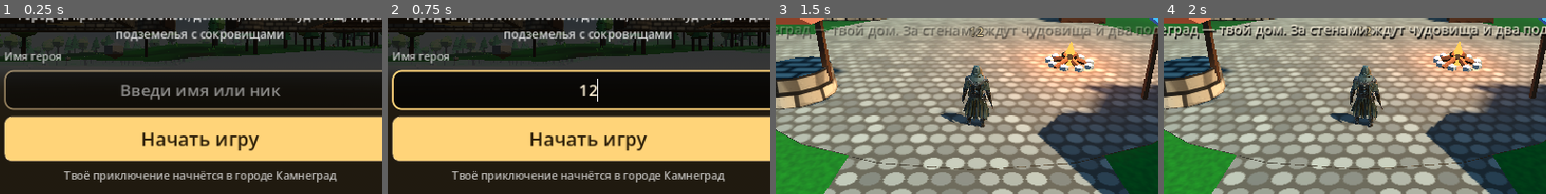
Above: before the commit, frames 1-4 (left to right).
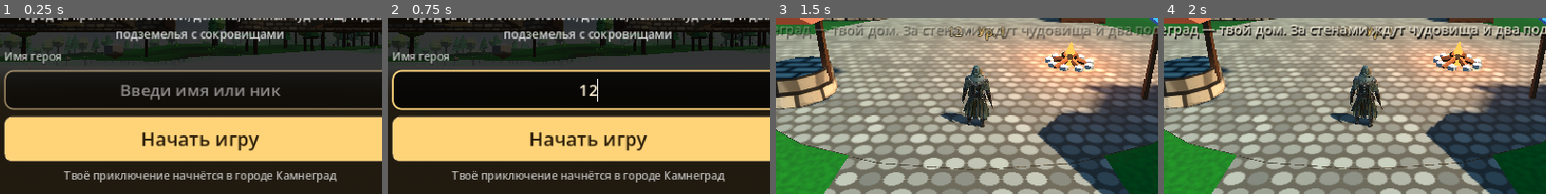
Above: after the commit, the same moments.

Repository: alexbl2802-hue/-
Game: Godot game, scene res://scenes/main.tscn
The game is run twice, just before and just after one commit, with the same random seed, the same clock (stepped at 60 frames per second) and the same inputs.
Inputs (mouse positions are % of the whole screen's width and height, from its top left):
- Up to frame 1 (0.25 s): no input
- Up to frame 2 (0.75 s): click (50, 56) at 0.52 s; type "12" at 0.6 s
- Up to frame 3 (1.5 s): click "Начать игру" at 1.25 s
- Up to frame 4 (2 s): no input
The pictures show only the part of the screen within x 24-74%, y 36-86%; the shares and areas given below are measured in that part.

The runs differ from the first frame. In frame 1, less than 0.1% of the frame differs, in the area x 40-41%, y 14-16%; in frame 2, less than 0.1%; in frame 3, 0.5%, in the area x 45-60%, y 4-13%; in frame 4, 0.3%.

Commit message:
Werewolf rabbit Shadowclaw model, name and level tags over characters
- Shadowclaw Rabbit replaces the old battle bunny: the mesh (simplified to
  ~41k triangles, textures 1024/512) came without a skeleton, so the old
  bunny skeleton and animations are fitted to the new body
  (prepare_models.py shadowclaw: joints moved by feet/shoulder/top heights,
  skin weights from the nearest old vertices, cape follows the torso)
- Bunny moves use the same body mapping for punch points; legs are long by
  themselves, so no bone stretching
- Leap: hips and legs square up (rest pose) so both feet push off and land
  together and the knees bend forward, not sideways; the bend axis follows
  the model's forward direction instead of the splayed toes
- Tags over characters: hero name and level (follows the hero's level),
  monsters show level 1, the rabbit is named Кролик-оборотень

Co-Authored-By: Claude Opus 5.5 <noreply@anthropic.com>
Claude-Session: https://claude.ai/code/session_015UTJDXhzLMDcJkgb9pqccT

Diff:
--- a/godot/scripts/bunny_moves.gd
+++ b/godot/scripts/bunny_moves.gd
@@ -81,6 +81,10 @@
 	[0.84, Vector3(32, 62, -8)],     # приземлился в присед
 	[0.95, Vector3(0, 0, 0)],
 ]
+# В боксёрской стойке ноги стоят одна впереди другой и развёрнуты — в прыжке они бы
+# перекрещивались. Перед толчком ноги плавно становятся ровно и параллельно (поза покоя),
+# отталкивается и приземляется кролик на обе ноги, после приземления возвращается в стойку.
+const LEAP_SQUARE := [[0.0, 0.0], [0.14, 1.0], [0.86, 1.0], [0.95, 0.0]]
 const LEAP_LEAN := [[0.0, 0.0], [0.18, 18.0], [0.28, 10.0], [0.5, 4.0], [0.84, 15.0], [0.95, 0.0]]
 const LEAP_SMASH := {
 	"rw": [[0.2, 0.0], [0.3, 1.0], [0.88, 1.0], [0.95, 0.0]],
@@ -93,8 +97,8 @@
 const RUN := {"duty": 0.3, "swing": 40.0, "knee": 70.0, "lean": 16.0, "bob": 0.05}
 # Ноги оборотня: растяжение костей и поза «на носках» (бедро вперёд, голень назад,
 # плюсна круто вниз — сгиб назад ниже колена, пальцы лежат на земле)
-const LEG_STRETCH := 1.15
-const META_STRETCH := 1.6
+const LEG_STRETCH := 1.0    # у оборотня Shadowclaw ноги длинные сами по себе
+const META_STRETCH := 1.0
 const DIGI := Vector3(24.0, 55.0, -9.0)
 const TOE_LEVEL := 1.0
 const TURN := 0.9   # в стойке корпус развёрнут на ~50°: на ходу доворачиваем грудью вперёд
@@ -108,6 +112,7 @@
 var _pole := {}          # "L"/"R" → Node3D (куда смотрит локоть)
 var _legs := {}          # "L"/"R" → [[бедро, колено, стопа], [оси сгиба в системе костей]]
 var _spine := -1
+var _hips := -1
 var _spine_axis := Vector3.RIGHT
 var _twist_bones := []
 var _leg_len := 0.3
@@ -126,6 +131,7 @@
 var _toes := []
 var _toe_ends := {}
 var _loco_y := 0.0
+var _lift_square := 0.0   # подъём тела, когда ноги в ровной позе (в прыжке)
 var _lift := 0.0          # на сколько поднять тело, чтобы длинные ноги стояли на земле
 var _calib := 0           # кадров до замера подъёма
 
@@ -142,10 +148,10 @@
 	var toe: int = find.call("LeftToeBase")
 	if foot < 0 or toe < 0:
 		return false
-	var fwd: Vector3 = gr.call(toe).origin - gr.call(foot).origin
-	fwd.y = 0.0
-	# Поворот вокруг этой оси уводит направленную вниз кость вперёд
-	_flex = Vector3.DOWN.cross(fwd.normalized()).normalized()
+	# Ось сгиба — поперёк направления взгляда модели (+Z). По пальцам её брать нельзя:
+	# стопы у модели чуть развёрнуты наружу, и колени тогда уходили бы в стороны.
+	# Поворот вокруг этой оси уводит направленную вниз кость вперёд.
+	_flex = Vector3.DOWN.cross(Vector3(0, 0, 1)).normalized()
 	for side in ["Left", "Right"]:
 		var bones: Array = [find.call(side + "UpLeg"), find.call(side + "Leg"), find.call(side + "Foot"), find.call(side + "ToeBase")]
 		if bones.has(-1):
@@ -157,6 +163,7 @@
 	_leg_len *= LEG_STRETCH
 	_toes = [_legs["L"][0][3], _legs["R"][0][3]]
 	_toe_ends = {"L": find.call("LeftToe_End"), "R": find.call("RightToe_End")}
+	_hips = find.call("Hips")
 	_spine = find.call("Spine")
 	if _spine >= 0:
 		_spine_axis = (gr.call(_spine).basis.orthonormalized().inverse() * _flex).normalized()
@@ -258,6 +265,7 @@
 		if leap_t >= LEAP_DUR:
 			leap_t = -1.0
 			leap_now = false
+	var square: float = _track(LEAP_SQUARE, leap_t) if leap_now else 0.0
 	# Шаг/бег — только когда идёт, не бьёт и не прыгает
 	var walking := moving and not leap_now and def.is_empty() and not frozen
 	_loco_w = move_toward(_loco_w, 1.0 if walking else 0.0, dt * 6.0)
@@ -294,6 +302,9 @@
 			t = leap_t
 	# Модель довёрнута на rot: точки ударов задаём «вперёд, к цели» и переводим в систему скелета
 	var rot := lerpf(FIGHT_TURN, TURN, _turn_w)
+	# В прыжке таз встаёт прямо (поза покоя), и тогда ноги сгибаются строго назад —
+	# доворачивать модель уже не нужно
+	rot = lerpf(rot, 0.0, square)
 	# Атака: руки, корпус, удар ногой
 	if not def.is_empty():
 		for k in ["L", "R"]:
@@ -319,9 +330,15 @@
 	if def.has("kt"):
 		drop = 0.0   # удар ногой — стоит на опорной ноге
 	_calibrate()
-	_char.position.y = y - drop + _loco_y + _lift
+	_char.position.y = y - drop + _loco_y + lerpf(_lift, _lift_square, square)
 	_char.rotation.y = rot
 	# Применяем: ноги и корпус — поворотами костей, руки — IK
+	for k in ["L", "R"]:
+		var bones: Array = _legs[k][0]
+		var axes: Array = _legs[k][1]
+		for b in bones:
+			_mod.set_rest_blend(b, square)
+	_mod.set_rest_blend(_hips, square)
 	for k in ["L", "R"]:
 		var bones: Array = _legs[k][0]
 		var axes: Array = _legs[k][1]
@@ -349,21 +366,31 @@
 	_calib += 1
 	if _calib < 3:
 		return
+	_lift = _leg_lift(false)
+	_lift_square = _leg_lift(true)
+
+## Насколько поднять тело, чтобы пальцы стояли на земле: в стойке из анимации или в позе покоя
+func _leg_lift(rest: bool) -> float:
 	var a := DIGI * deg_to_rad(1.0)
 	var turns := [a.x, a.x - a.y, a.x - a.y - a.z, 0.0]
 	var stretch := [LEG_STRETCH, LEG_STRETCH, META_STRETCH * LEG_STRETCH, 1.0]
-	var lift := 0.0
+	var lift := -INF
+	var pose := func(b: int) -> Vector3: return _sk.get_bone_global_rest(b).origin if rest else _sk.get_bone_global_pose(b).origin
+	# Низ стопы в стойке — точка отсчёта (там, где модель стоит на земле)
+	var ground := INF
+	for k in ["L", "R"]:
+		ground = minf(ground, (_sk.get_bone_global_pose(_toe_ends[k] if _toe_ends[k] >= 0 else _legs[k][0][3])).origin.y)
 	for k in ["L", "R"]:
 		var bones: Array = _legs[k][0]
-		var chain: Array = bones.map(func(b): return _sk.get_bone_global_pose(b).origin)
+		var chain: Array = bones.map(pose)
 		var tip: int = _toe_ends[k]
-		chain.append(_sk.get_bone_global_pose(tip).origin if tip >= 0 else chain[3])
-		var p: Vector3 = chain[0]
+		chain.append(pose.call(tip) if tip >= 0 else chain[3])
+		var p: Vector3 = chain[0] + (_sk.get_bone_global_pose(bones[0]).origin - chain[0])   # таз — из анимации
 		for i in 4:
 			var v: Vector3 = (chain[i + 1] - chain[i]) * stretch[i]
 			p += v.rotated(_flex, turns[i]) if turns[i] != 0.0 else v
-		lift = maxf(lift, chain[4].y - p.y)
-	_lift = lift * _char.scale.y
+		lift = maxf(lift, ground - p.y)
+	return lift * _char.scale.y
 
 ## Параметры шага при этой скорости: от спокойного шага к бегу
 func _gait(speed: float) -> Dictionary:
@@ -390,8 +417,23 @@
 ## Кулаки в стойке взяты прямо из анимации — их не переводим.
 func _fwd(q: Vector3, rot: float) -> Vector3:
 	if q.is_equal_approx(GUARD_L) or q.is_equal_approx(GUARD_R):
-		return q
-	return Basis(Vector3.UP, -rot) * q
+		return _body(q)
+	return Basis(Vector3.UP, -rot) * _body(q)
+
+## Точки заданы для тела прежнего кролика; скелет оборотня подогнан под новое тело тем же
+## переносом (tools/prepare_models.py shadowclaw): по высоте — ступни, плечи, макушка,
+## по ширине — размах рук
+const BODY_Y_OLD := [0.0, 0.734, 1.66]
+const BODY_Y_NEW := [0.0, 1.02, 1.839]
+const BODY_SX := 1.104
+const BODY_DZ := 0.01
+func _body(p: Vector3) -> Vector3:
+	var y := p.y
+	if y <= BODY_Y_OLD[1]:
+		y = remap(y, BODY_Y_OLD[0], BODY_Y_OLD[1], BODY_Y_NEW[0], BODY_Y_NEW[1])
+	else:
+		y = remap(y, BODY_Y_OLD[1], BODY_Y_OLD[2], BODY_Y_NEW[1], BODY_Y_NEW[2])
+	return Vector3(p.x * BODY_SX, y, p.z + BODY_DZ)
 
 func _fwd_keys(keys: Array, rot: float) -> Array:
 	return keys.map(func(k): return [k[0], _fwd(k[1], rot)])
--- a/godot/scripts/enemy.gd
+++ b/godot/scripts/enemy.gd
@@ -8,13 +8,14 @@
 	"skeleton": {"hp": 80, "dmg": 12, "speed": 3.9, "r": 0.45, "aggro": 13.0, "reach": 1.8, "cd": 1.2, "windup": 0.45, "bar": 2.4},
 	"spider": {"hp": 55, "dmg": 9, "speed": 5.2, "r": 0.7, "aggro": 12.0, "reach": 1.7, "cd": 0.9, "windup": 0.35, "bar": 1.4, "lunge": true},
 	# Кролик с длинными когтями: сильнее гоблина, бродит по всему миру
-	"rabbit": {"hp": 85, "dmg": 16, "speed": 7.8, "walk": 0.9, "r": 0.45, "aggro": 14.0, "reach": 1.7, "cd": 0.75, "windup": 0.06, "bar": 1.6, "lunge": true, "roam": true},
+	"rabbit": {"name": "Кролик-оборотень", "hp": 85, "dmg": 16, "speed": 7.8, "walk": 0.9, "r": 0.45, "aggro": 14.0, "reach": 1.7, "cd": 0.75, "windup": 0.06, "bar": 2.0, "lunge": true, "roam": true},
 	# Кобольд в броне с мечом: живёт в подземельях, крепкий и бьёт больно
 	"kobold": {"hp": 130, "dmg": 23, "speed": 4.2, "r": 0.45, "aggro": 13.0, "reach": 2.0, "cd": 0.85, "windup": 0.06, "bar": 2.1},
 }
 const GRAVITY := 25.0
 
 var type := "slime"
+var level := 1               # уровень монстра (пока у всех 1) — показывается над ним
 var in_dungeon := false
 var T: Dictionary
 var hero: Node3D
@@ -105,7 +106,7 @@
 	for c in _model.get_children():
 		c.visible = false
 	_char = (load(BUNNY_MODEL) as PackedScene).instantiate()
-	_char.scale = Vector3.ONE * 0.95
+	_char.scale = Vector3.ONE * 0.9
 	_model.add_child(_char)
 	_ap = _char.find_children("*", "AnimationPlayer", true, false)[0]
 	_ap.playback_default_blend_time = 0.12
--- a/godot/scripts/hud.gd
+++ b/godot/scripts/hud.gd
@@ -36,6 +36,7 @@
 	_enemy_bars.draw.connect(_draw_enemy_bars)
 	_enemy_bars.draw.connect(_draw_floaters)
 	_enemy_bars.draw.connect(_draw_name_tag)
+	_enemy_bars.draw.connect(_draw_enemy_tags)
 	root.add_child(_enemy_bars)
 	# Красная вспышка по краям экрана при уроне
 	var grad := Gradient.new()
@@ -253,5 +254,33 @@
 	var s := camera.unproject_position(p)
 	var font := _enemy_bars.get_theme_default_font()
 	var t := Game.player_name if Game.player_name != "" else "Странник"
-	_enemy_bars.draw_string_outline(font, s + Vector2(-150, 0), t, HORIZONTAL_ALIGNMENT_CENTER, 300, 13, 4, Color(0, 0, 0, 0.85))
-	_enemy_bars.draw_string(font, s + Vector2(-150, 0), t, HORIZONTAL_ALIGNMENT_CENTER, 300, 13, UiKit.CREAM)
+	_tag(s, t, Game.level, UiKit.CREAM)
+
+## Надпись над персонажем: «Имя · Ур. N» (имя может быть пустым — тогда только уровень)
+func _tag(s: Vector2, title: String, level: int, color: Color) -> void:
+	var font := _enemy_bars.get_theme_default_font()
+	var lv := "Ур. %d" % level
+	var fs := 13
+	var tw := font.get_string_size(title, HORIZONTAL_ALIGNMENT_LEFT, -1, fs).x if title != "" else 0.0
+	var sep := "  ·  " if title != "" else ""
+	var sw := font.get_string_size(sep, HORIZONTAL_ALIGNMENT_LEFT, -1, fs).x
+	var lw := font.get_string_size(lv, HORIZONTAL_ALIGNMENT_LEFT, -1, fs).x
+	var x := s.x - (tw + sw + lw) / 2.0
+	for part in [[title, color], [sep, Color(1, 1, 1, 0.6)], [lv, Color("#ffd479")]]:
+		if part[0] == "":
+			continue
+		_enemy_bars.draw_string_outline(font, Vector2(x, s.y), part[0], HORIZONTAL_ALIGNMENT_LEFT, -1, fs, 4, Color(0, 0, 0, 0.85))
+		_enemy_bars.draw_string(font, Vector2(x, s.y), part[0], HORIZONTAL_ALIGNMENT_LEFT, -1, fs, part[1])
+		x += font.get_string_size(part[0], HORIZONTAL_ALIGNMENT_LEFT, -1, fs).x
+
+# ---------- Название и уровень над монстрами (название пока есть только у кролика-оборотня)
+func _draw_enemy_tags() -> void:
+	if not camera or not enemies or menu.visible:
+		return
+	for e in enemies.list:
+		if e.dead or not e.visible or not e.is_physics_processing():
+			continue
+		var p: Vector3 = e.global_position + Vector3(0, e.T["bar"] + 0.3, 0)
+		if camera.is_position_behind(p) or camera.global_position.distance_to(p) > 30.0:
+			continue
+		_tag(camera.unproject_position(p), e.T.get("name", ""), e.level, Color("#ff9a7a"))
--- a/godot/scripts/pose_offsets.gd
+++ b/godot/scripts/pose_offsets.gd
@@ -10,6 +10,12 @@
 var _rot := {}   # индекс кости → [ось в системе скелета, угол]
 var _local := {} # индекс кости → [ось в системе самой кости, угол] — сгиб как у шарнира
 var _scale := {} # индекс кости → растяжение (например, длиннее вдоль кости)
+var _rest := {}  # индекс кости → доля перехода от позы анимации к позе покоя (0…1)
+
+## Плавно увести кость из позы анимации в позу покоя (например, ровные параллельные ноги)
+func set_rest_blend(bone: int, w: float) -> void:
+	if bone >= 0:
+		_rest[bone] = clampf(w, 0.0, 1.0)
 
 func set_bone_stretch(bone: int, s: Vector3) -> void:
 	if bone >= 0:
@@ -29,6 +35,10 @@
 	var sk := get_skeleton()
 	if not sk:
 		return
+	for b in _rest:
+		if _rest[b] > 0.0001:
+			var r := sk.get_bone_rest(b).basis.get_rotation_quaternion()
+			sk.set_bone_pose_rotation(b, sk.get_bone_pose_rotation(b).slerp(r, _rest[b]))
 	for b in _scale:
 		sk.set_bone_pose_scale(b, sk.get_bone_pose_scale(b) * _scale[b])
 	for b in _local:
--- a/godot/tests/bunny_moves.gd
+++ b/godot/tests/bunny_moves.gd
@@ -7,6 +7,7 @@
 var out := ""
 var cam: Camera3D
 var e: Node3D
+var _front := false
 
 func _ready() -> void:
 	out = OS.get_cmdline_user_args()[0] + "/"
@@ -54,6 +55,12 @@
 	for i in 3:
 		await get_tree().process_frame
 	get_viewport().get_texture().get_image().save_png(out + "legside.png")
+	for v in [["back", -side.cross(Vector3.UP)], ["other", -side]]:
+		cam.global_position = c0 + (v[1] as Vector3) * 2.6 + Vector3(0, 0.6, 0)
+		cam.look_at(c0 + Vector3(0, 0.6, 0))
+		for i in 3:
+			await get_tree().process_frame
+		get_viewport().get_texture().get_image().save_png(out + "view_%s.png" % v[0])
 	# Ходьба и бег
 	await _row("walk", 8, 1.0 / 1.4 / 8.0, func(dt): m.update(dt, true, 0.9, false))
 	await _row("run", 8, 1.0 / 3.5 / 8.0, func(dt): m.update(dt, true, 7.8, false))
@@ -61,6 +68,12 @@
 	# Прыжок и удар в прыжке
 	m.start_leap(3.0, false)
 	await _row("leap", 8, m.LEAP_DUR / 8.0, func(dt): m.update(dt, false, 0.0, false))
+	m.update(1.0, false, 0.0, false)
+	# Тот же прыжок спереди: ноги параллельны, толчок и приземление на обе ноги
+	_front = true
+	m.start_leap(3.0, false)
+	await _row("leapfront", 8, m.LEAP_DUR / 8.0, func(dt): m.update(dt, false, 0.0, false))
+	_front = false
 	m.update(1.0, false, 0.0, false)
 	for kind in ["jab", "straight", "hook", "combo"]:
 		m.start_attack(kind)
@@ -77,7 +90,7 @@
 	for k in n:
 		advance.call(step)
 		var c := Vector3(e.global_position.x, WorldGen.ground_at(e.global_position.x, e.global_position.z), e.global_position.z)
-		cam.global_position = c + Vector3(0.9, 0.6, 3.0)
+		cam.global_position = c + (Vector3(3.2, 0.6, 0.3) if _front else Vector3(0.9, 0.6, 3.0))
 		cam.look_at(c + Vector3(0, 0.55, 0))
 		for i in 2:
 			await get_tree().process_frame
Binary file changed: godot/models/bunny.glb
Not shown, added: godot/tests/bunny_moves.gd.uid
Not shown, added: godot/tests/torches.gd.uid
